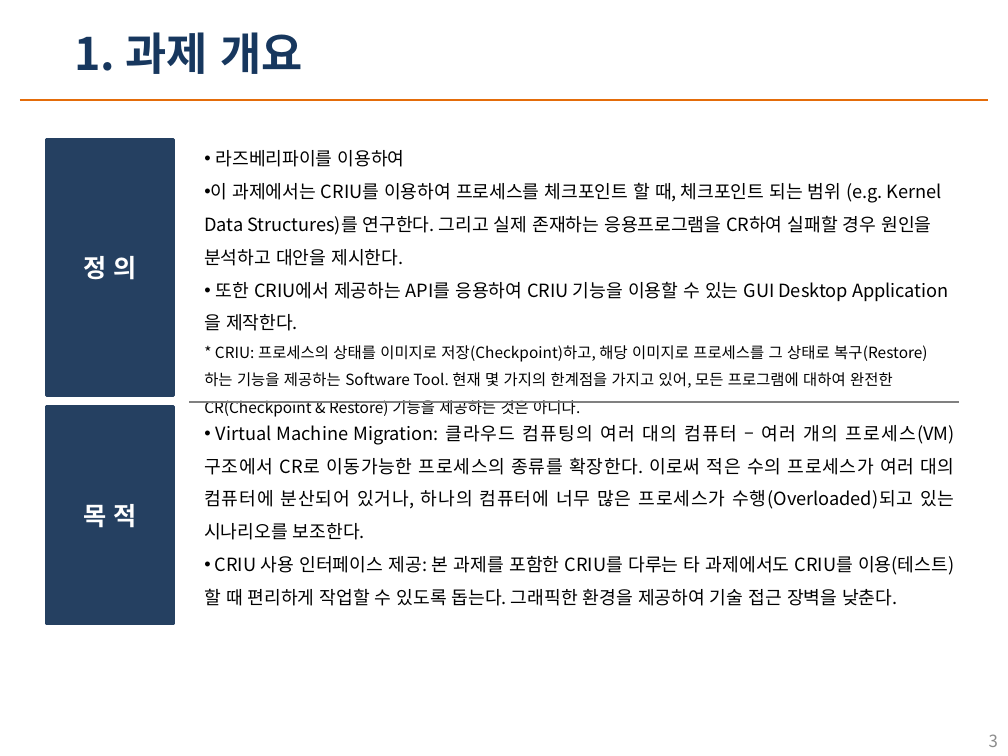
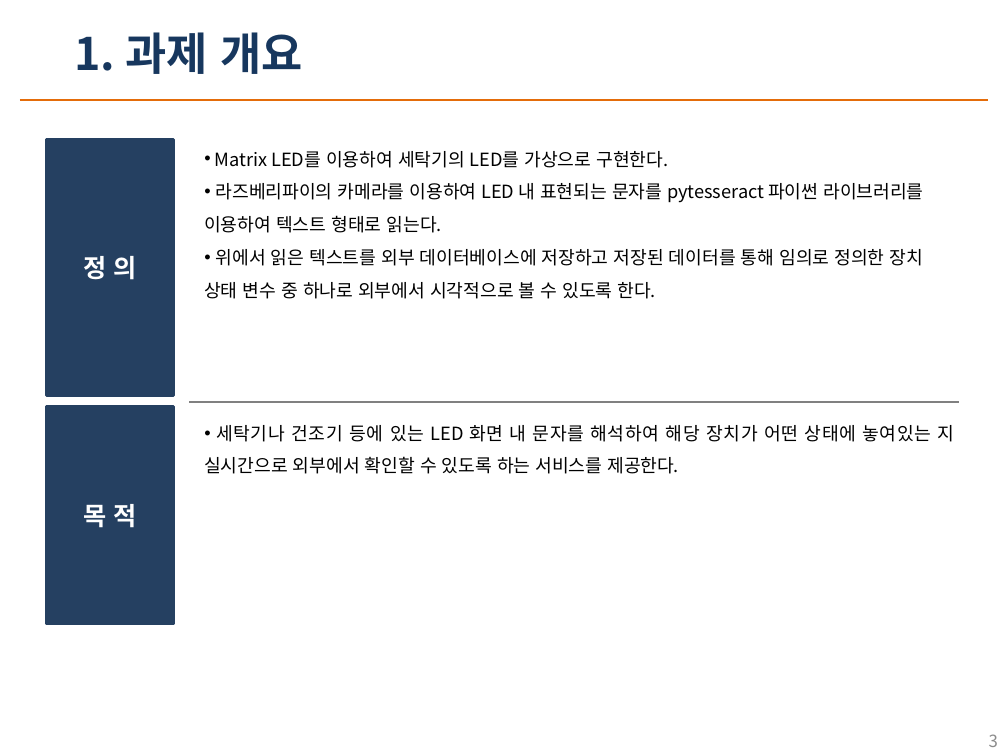
Before and after one commit to wonsokchoi/16project, a slide deck: slide 3 of team_ppt/Find Sit Project 발표 PPT.pptx. Drawn at 1008x756 pixels with LibreOffice and Linux fonts; fonts in the diff are those of the drawing; background and template pictures are left out. Boxes give left, top, right and bottom in pixels: in the first picture for what was removed or moved away, otherwise in the second. Text is boxed around its words. In the diff, an @@ line names an element or a change of style, - is before the commit and + after.

```diff
--- a/team_ppt/Find Sit Project 발표 PPT.pptx
+++ b/team_ppt/Find Sit Project 발표 PPT.pptx
@@ text at (204, 151, 923, 299): text changed @@
-• 라즈베리파이를 이용하여
-• 이 과제에서는 CRIU를 이용하여 프로세스를 체크포인트 할 때, 체크포인트 되는 범위 (e.g. Kernel Data Structures)를 연구한다. 그리고 실제 존재하는 응용프로그램을 CR하여 실패할 경우 원인을 분석하고 대안을 제시한다.
-• 또한 CRIU에서 제공하는 API를 응용하여 CRIU 기능을 이용할 수 있는 GUI Desktop Application을 제작한다.
-* CRIU: 프로세스의 상태를 이미지로 저장(Checkpoint)하고, 해당 이미지로 프로세스를 그 상태로 복구(Restore)하는 기능을 제공하는 Software Tool. 현재 몇 가지의 한계점을 가지고 있어, 모든 프로그램에 대하여 완전한 CR(Checkpoint & Restore) 기능을 제공하는 것은 아니다.
+• Matrix LED를 이용하여 세탁기의 LED를 가상으로 구현한다.
+• 라즈베리파이의 카메라를 이용하여 LED 내 표현되는 문자를 pytesseract 파이썬 라이브러리를 이용하여 텍스트 형태로 읽는다.
+• 위에서 읽은 텍스트를 외부 데이터베이스에 저장하고 저장된 데이터를 통해 임의로 정의한 장치 상태 변수 중 하나로 외부에서 시각적으로 볼 수 있도록 한다.
@@ text at (204, 425, 955, 474): text changed @@
-• Virtual Machine Migration: 클라우드 컴퓨팅의 여러 대의 컴퓨터 – 여러 개의 프로세스(VM) 구조에서 CR로 이동가능한 프로세스의 종류를 확장한다. 이로써 적은 수의 프로세스가 여러 대의 컴퓨터에 분산되어 있거나, 하나의 컴퓨터에 너무 많은 프로세스가 수행(Overloaded)되고 있는 시나리오를 보조한다.
-• CRIU 사용 인터페이스 제공: 본 과제를 포함한 CRIU를 다루는 타 과제에서도 CRIU를 이용(테스트)할 때 편리하게 작업할 수 있도록 돕는다. 그래픽한 환경을 제공하여 기술 접근 장벽을 낮춘다.
+• 세탁기나 건조기 등에 있는 LED 화면 내 문자를 해석하여 해당 장치가 어떤 상태에 놓여있는 지 실시간으로 외부에서 확인할 수 있도록 하는 서비스를 제공한다.
```
Also in this commit, not shown: 3 other slides changed, 5 slides added, 7 slides removed.
